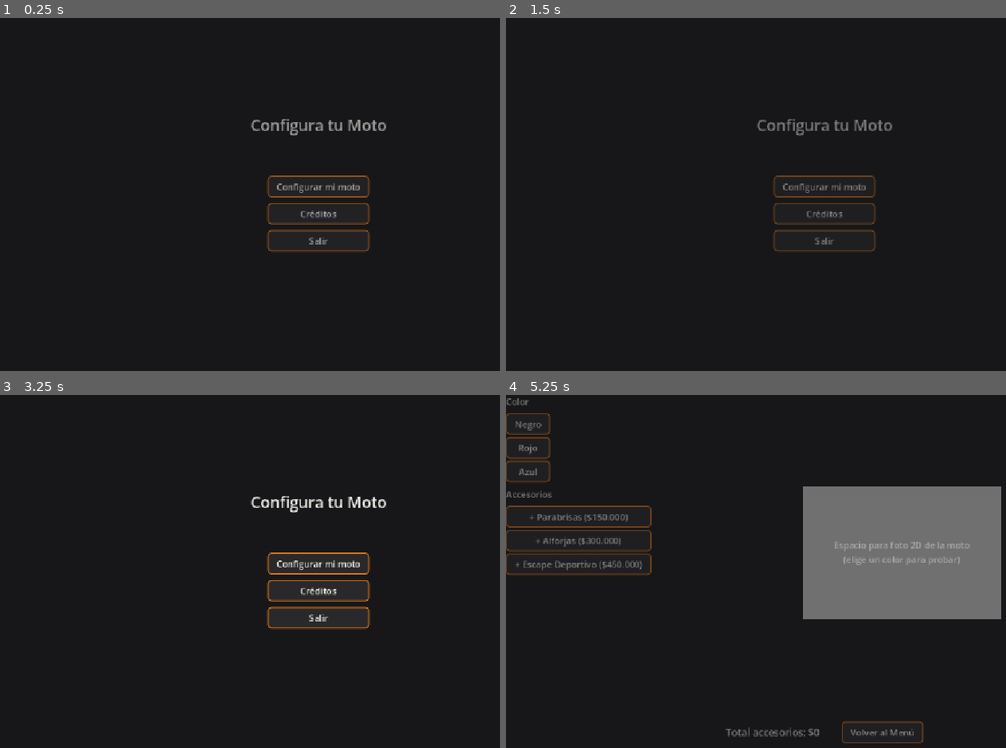
Above: before the commit, frames 1-4 (two rows, left to right).
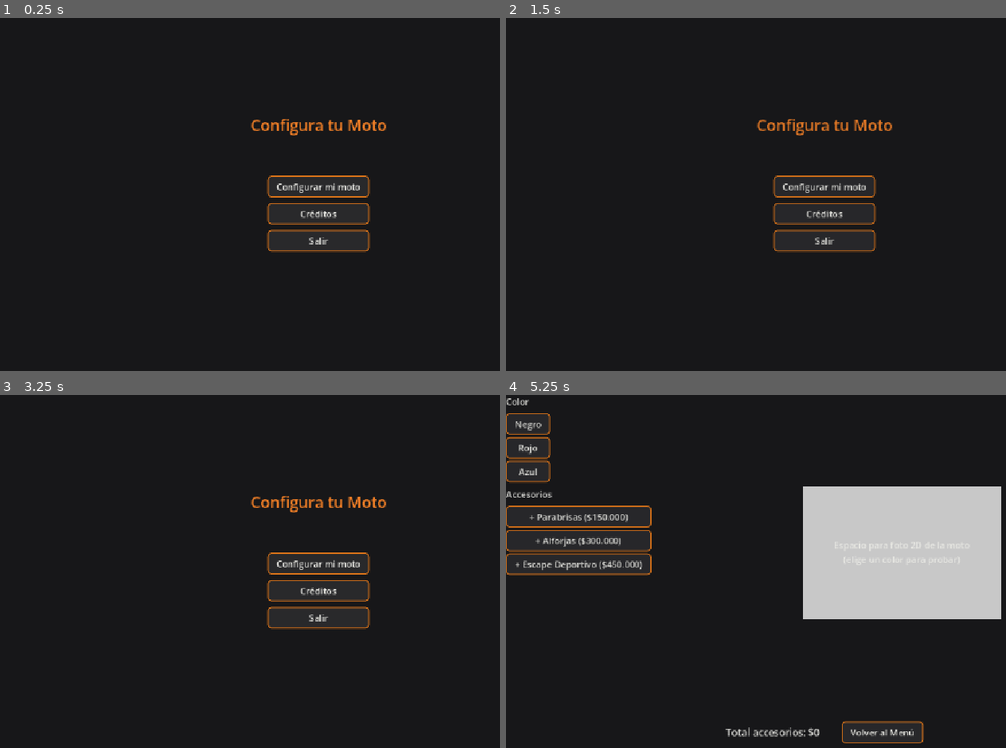
Above: after the commit, the same moments.

Repository: ChampuLuminoso/configurador-motos-godot
Game: Godot game, scene res://src/core/main_app.tscn
Same seed, same stepped clock (60 frames per second), same inputs: the game is played once before the commit and once after it.
Inputs:
- Up to frame 1 (0.25 s): no input
- Up to frame 2 (1.5 s): click "Créditos" at 0.5 s; click "Volver al Menú" at 1.25 s
- Up to frame 3 (3.25 s): click "Créditos" at 2 s; click "Volver al Menú" at 2.75 s
- Up to frame 4 (5.25 s): click "Créditos" at 3.5 s; click "Volver al Menú" at 4.25 s; click "Configurar mi moto" at 5 s

The runs differ from the first frame. In frame 1, 1.3% of the frame differs, in the area x 50-78%, y 28-66%; in frame 2, 1.3%; in frame 3, 0.5%; in frame 4, 18%, in the area x 0-100%, y 0-99%.

Commit message:
style: apply accent color to menu title and smoother transition easing [EXTRA - not required by guide]

Diff:
--- a/src/scenes/configurator/configurator_panel.gd
+++ b/src/scenes/configurator/configurator_panel.gd
@@ -43,7 +43,9 @@
 func _reproducir_fade_in() -> void:
 	modulate.a = 0.0
 	var tween: Tween = create_tween()
-	tween.tween_property(self, "modulate:a", 1.0, 0.4)
+	tween.set_trans(Tween.TRANS_SINE)
+	tween.set_ease(Tween.EASE_OUT)
+	tween.tween_property(self, "modulate:a", 1.0, 0.25)
 
 func _restaurar_estado_actual() -> void:
 	# Si vuelves a esta pantalla, recuperas lo que ya tenías elegido.
--- a/src/scenes/credits/credits_panel.gd
+++ b/src/scenes/credits/credits_panel.gd
@@ -9,4 +9,6 @@
 func _reproducir_fade_in() -> void:
 	modulate.a = 0.0
 	var tween: Tween = create_tween()
-	tween.tween_property(self, "modulate:a", 1.0, 0.4)
+	tween.set_trans(Tween.TRANS_SINE)
+	tween.set_ease(Tween.EASE_OUT)
+	tween.tween_property(self, "modulate:a", 1.0, 0.25)
--- a/src/scenes/menu/menu_panel.gd
+++ b/src/scenes/menu/menu_panel.gd
@@ -13,7 +13,9 @@
 func _reproducir_fade_in() -> void:
 	modulate.a = 0.0
 	var tween: Tween = create_tween()
-	tween.tween_property(self, "modulate:a", 1.0, 0.4)
+	tween.set_trans(Tween.TRANS_SINE)
+	tween.set_ease(Tween.EASE_OUT)
+	tween.tween_property(self, "modulate:a", 1.0, 0.25)
 
 func _on_btn_salir_pressed() -> void:
 	get_tree().quit()
--- a/src/scenes/menu/menu_panel.tscn
+++ b/src/scenes/menu/menu_panel.tscn
@@ -23,6 +23,7 @@
 offset_right = 160.0
 grow_horizontal = 2
 theme_override_font_sizes/font_size = 28
+theme_override_colors/font_color = Color(0.95, 0.5, 0.15, 1)
 horizontal_alignment = 1
 text = "Configura tu Moto"
 
